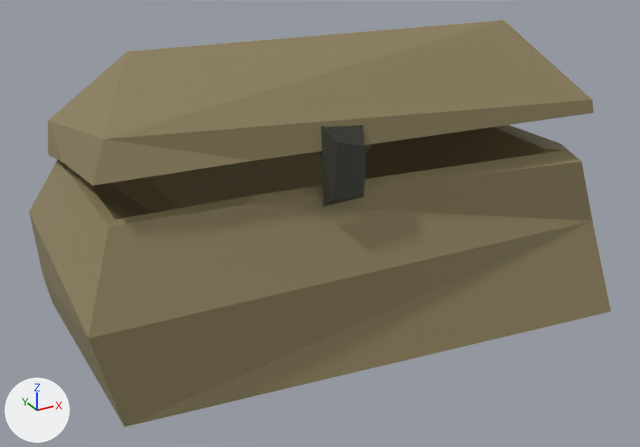
A saved change to the FBX model PrefabPack(.fbx)/Beach_decorations/Beach_Chest.fbx.
The view is the same before and after, from a camera (50 mm lens) standing at (-1.45, -2.91, 1.74) and looking at (0.09, -0.11, 0.34). Every picture has the same lights, and +X, +Y and +Z are marked at lower left. Where no turn or scale is listed for an object, it has been applied to the vertices.

The scene before the commit, as lines of its bpy script (objects in view):
```python
me_cylinder_059 = bpy.data.meshes.new('Cylinder.059')
me_cylinder_059.from_pydata(...)  # 73 vertices, 93 faces; spans x -0.95..1.13, y -0.71..0.69, z -0.04..1.1
# faces by material slot: [63, 30]
me_cylinder_059.materials.append(mat_дерево)  # yellow #91845f
me_cylinder_059.materials.append(mat_метал)  # black #37372f
ob_chest = bpy.data.objects.new('Chest', me_cylinder_059)
ob_chest.location = (0.0, 0.0, 0.0)
```
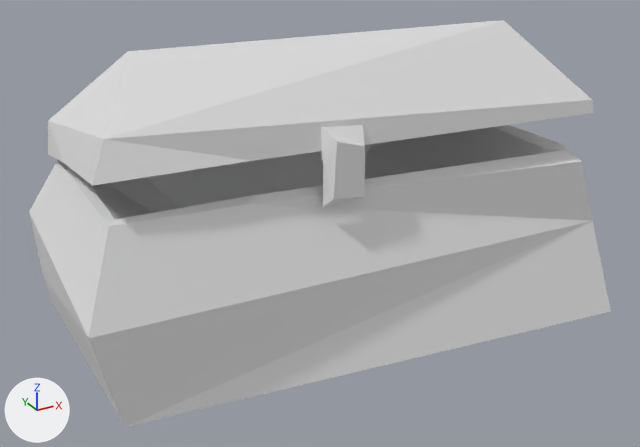
What differs and where, as boxes [x1, y1, x2, y2] in the pictures (640 x 447 px):
```json
{"part": 1, "of": "me_cylinder_059", "change": "recoloured", "before": [29, 20, 611, 427], "after": [29, 20, 611, 427], "on screen": "yellow to grey"}
{"part": 2, "of": "me_cylinder_059", "change": "recoloured", "before": [320, 125, 365, 207], "after": [320, 125, 365, 207], "on screen": "black to grey"}
```

Scene script edits in JSON lines:
```json
{"block": "me_cylinder_059", "where": "me_cylinder_059.from_pydata(...)  # 73 vertices, 93 faces; spans x -0.95..1.13, y -0.71..0.69, z -0.04..1.1"}
{"block": "me_cylinder_059", "where": "# used by ob_chest; location = (0.0, 0.0, 0.0)"}
{"block": "me_cylinder_059", "change": "me_cylinder_059 part 1: all 63 faces that had it switch from mat_дерево (yellow #91845f) to no material"}
{"block": "me_cylinder_059", "change": "me_cylinder_059 part 2: all 30 faces that had it switch from mat_метал (black #37372f) to no material"}
```
